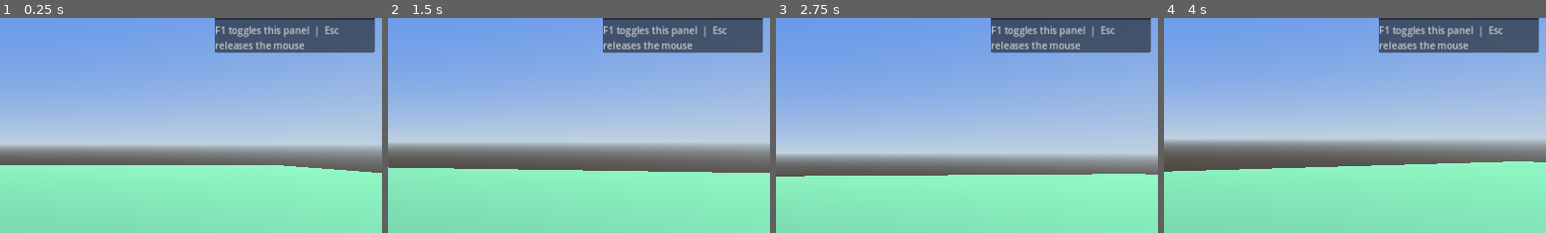
Above: before the commit, frames 1-4 (left to right).
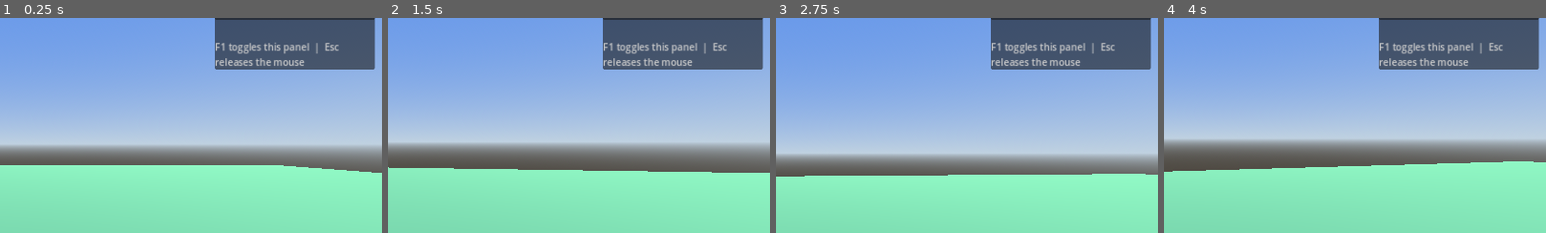
Above: after the commit, the same moments.

Repository: zenontherocks/worldmaker
Game: Godot game, scene res://scenes/Main.tscn
Two runs of this game, one before a commit and one after it. Both use one fixed random seed, a clock stepped at 60 frames per second and the inputs below.
Inputs (mouse positions are % of the whole screen's width and height, from its top left):
- Up to frame 1 (0.25 s): no input
- Up to frame 2 (1.5 s): tap B (build_mode_toggle) at 0.5 s; move the mouse to (55, 50) at 0.52 s; hold Q (build_cycle_dimension) 0.53-1.28 s; hold W (move_forward) from 0.53 s (still down); click (55, 50) at 0.67 s; tap Space (jump) at 0.77 s; move the mouse to (45, 50) at 1.27 s; tap E (build_cycle_shape) at 1.35 s
- Up to frame 3 (2.75 s): keep holding W (move_forward); tap Space (jump) at 1.52 s; move the mouse to (52, 48) at 2.02 s; hold Mouse wheel down (build_dimension_decrease) from 2.03 s (still down)
- Up to frame 4 (4 s): keep holding W (move_forward); move the mouse to (49, 52) at 2.77 s; release Mouse wheel down (build_dimension_decrease) at 2.78 s; tap Mouse wheel up (build_dimension_increase) at 2.85 s; click (49, 52) at 2.92 s; tap Space (jump) at 3.02, 3.77 s; move the mouse to (57, 51) at 3.52 s; hold B (build_mode_toggle) from 3.53 s (still down)
The pictures show only the part of the screen within x 50-100%, y 21-71%; the shares and areas given below are measured in that part.

The runs differ from the first frame. In frame 1, 4.8% of the frame differs, in the area x 56-99%, y 3-24%; in frame 2, 4.8%; in frame 3, 4.8%; in frame 4, 4.8%.

Commit message:
Add visible status feedback for skin/world import-export
push_warning() is a debug-only channel that never surfaces anywhere in a
deployed Web build, so every failure path in this flow (bad image decode,
folder access denied, malformed world JSON, etc.) was completely silent
to an actual player -- "it's not doing that" with zero indication why.
Add a status label to the settings panel and report both success and
failure on every operation (skin applied, world saved/loaded, or the
specific error) so this is actually diagnosable without opening
devtools.

Co-Authored-By: Claude Sonnet 5 <noreply@anthropic.com>
Claude-Session: https://claude.ai/code/session_019Ty74QJcm7CdWGYxsiRR3D

Diff:
--- a/scripts/ui/SettingsPanelUI.gd
+++ b/scripts/ui/SettingsPanelUI.gd
@@ -27,6 +27,12 @@
 var _pending_folder_action: String = ""
 var _pending_web_pick: String = ""
 
+## Visible feedback for the whole import/export flow. push_warning() alone
+## isn't enough here -- it's a debug-only channel that never shows up
+## anywhere in a deployed Web build, so any failure would otherwise be
+## completely silent to an actual player.
+var _status_label: Label
+
 var _skin_picker: PopupPanel
 var _skin_item_list: ItemList
 
@@ -96,6 +102,11 @@
 	import_world_button.pressed.connect(_on_import_world_pressed)
 	_content.add_child(import_world_button)
 
+	_status_label = Label.new()
+	_status_label.text = ""
+	_status_label.autowrap_mode = TextServer.AUTOWRAP_WORD_SMART
+	_content.add_child(_status_label)
+
 	var hint := Label.new()
 	hint.text = "F1 toggles this panel  |  Esc releases the mouse"
 	hint.autowrap_mode = TextServer.AUTOWRAP_WORD_SMART
@@ -134,6 +145,7 @@
 	_skin_item_list.item_selected.connect(_on_skin_item_selected)
 	picker_vbox.add_child(_skin_item_list)
 
+	SkinManager.skin_loaded.connect(_on_skin_load_succeeded)
 	SkinManager.skin_load_failed.connect(_on_skin_load_failed)
 
 	if LocalDataFolder.is_supported():
@@ -167,6 +179,13 @@
 	Input.mouse_mode = Input.MOUSE_MODE_CAPTURED
 
 
+func _set_status(text: String, is_error: bool = false) -> void:
+	_status_label.text = text
+	_status_label.add_theme_color_override(
+		"font_color", Color(1.0, 0.55, 0.55) if is_error else Color(0.6, 1.0, 0.65)
+	)
+
+
 func _on_collapse_pressed() -> void:
 	_collapsed = not _collapsed
 	_content.visible = not _collapsed
@@ -216,6 +235,7 @@
 	_recapture_mouse()
 	_pending_folder_action = ""
 	push_warning("Could not choose data folder: %s" % reason)
+	_set_status("Could not choose data folder: %s" % reason, true)
 
 
 func _on_import_skin_pressed() -> void:
@@ -236,8 +256,13 @@
 	_recapture_mouse()
 
 
+func _on_skin_load_succeeded(_texture: Texture2D, skin_key: String) -> void:
+	_set_status("Skin '%s' applied -- place a shape to use it" % skin_key)
+
+
 func _on_skin_load_failed(reason: String) -> void:
 	push_warning("Skin load failed: %s" % reason)
+	_set_status("Skin load failed: %s" % reason, true)
 
 
 func _on_image_list_ready(filenames: Array) -> void:
@@ -250,6 +275,7 @@
 
 func _on_image_list_failed(reason: String) -> void:
 	push_warning("Could not list data folder images: %s" % reason)
+	_set_status("Could not list data folder images: %s" % reason, true)
 
 
 func _on_skin_item_selected(index: int) -> void:
@@ -264,6 +290,7 @@
 
 func _on_image_read_failed(filename: String, reason: String) -> void:
 	push_warning("Could not read '%s' from data folder: %s" % [filename, reason])
+	_set_status("Could not read '%s': %s" % [filename, reason], true)
 
 
 func _on_export_pressed() -> void:
@@ -277,13 +304,19 @@
 
 
 func _on_export_file_selected(path: String) -> void:
-	SaveLoadManager.save_to_path(path)
+	if SaveLoadManager.save_to_path(path):
+		_set_status("World saved to %s" % path.get_file())
+	else:
+		_set_status("Could not save world to %s" % path.get_file(), true)
 	_recapture_mouse()
 
 
 func _on_world_saved(success: bool, reason: String) -> void:
-	if not success:
+	if success:
+		_set_status("World saved to data folder")
+	else:
 		push_warning("Could not save world to data folder: %s" % reason)
+		_set_status("Could not save world: %s" % reason, true)
 
 
 func _on_import_world_pressed() -> void:
@@ -300,7 +333,10 @@
 
 
 func _on_import_file_selected(path: String) -> void:
-	SaveLoadManager.load_from_path(path)
+	if SaveLoadManager.load_from_path(path):
+		_set_status("World loaded from %s" % path.get_file())
+	else:
+		_set_status("Could not load world from %s" % path.get_file(), true)
 	_recapture_mouse()
 
 
@@ -310,7 +346,10 @@
 	if pick == "skin":
 		SkinManager.load_skin_from_bytes(Marshalls.base64_to_raw(payload), filename)
 	elif pick == "world":
-		SaveLoadManager.load_from_json_text(payload)
+		if SaveLoadManager.load_from_json_text(payload):
+			_set_status("World loaded from %s" % filename)
+		else:
+			_set_status("Could not parse %s as a world file" % filename, true)
 	_recapture_mouse()
 
 
@@ -318,11 +357,16 @@
 	_pending_web_pick = ""
 	if reason != "canceled":
 		push_warning("File pick failed: %s" % reason)
+		_set_status("File pick failed: %s" % reason, true)
 	_recapture_mouse()
 
 
 func _on_world_loaded(success: bool, text: String) -> void:
-	if success:
-		SaveLoadManager.load_from_json_text(text)
-	else:
+	if not success:
 		push_warning("Could not load world from data folder: %s" % text)
+		_set_status("Could not load world from data folder: %s" % text, true)
+		return
+	if SaveLoadManager.load_from_json_text(text):
+		_set_status("World loaded from data folder")
+	else:
+		_set_status("Could not parse world.json from data folder", true)
